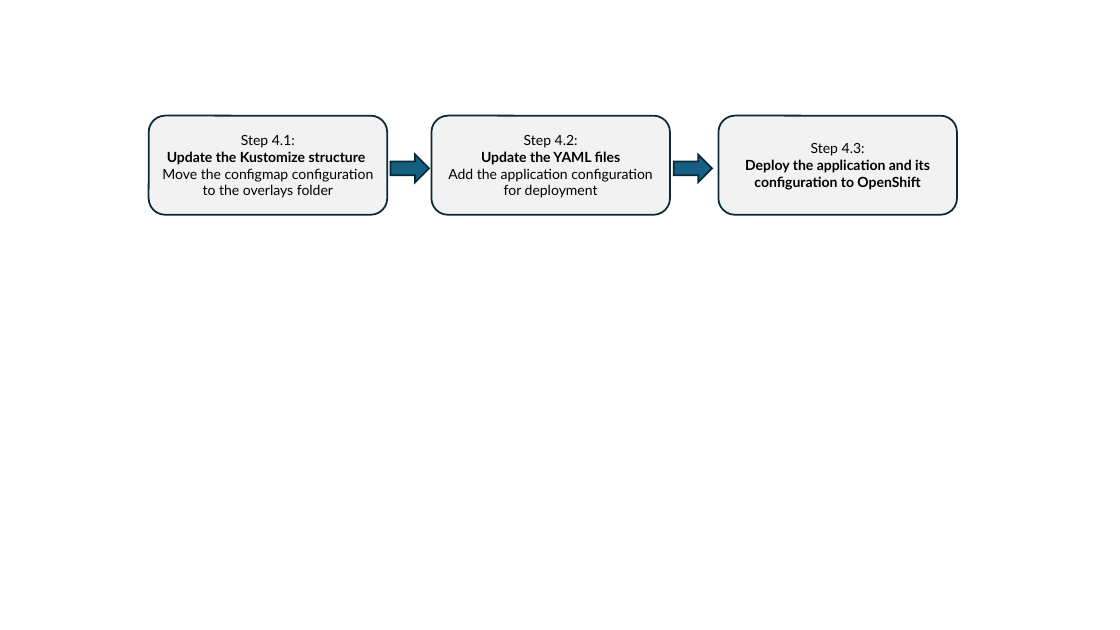
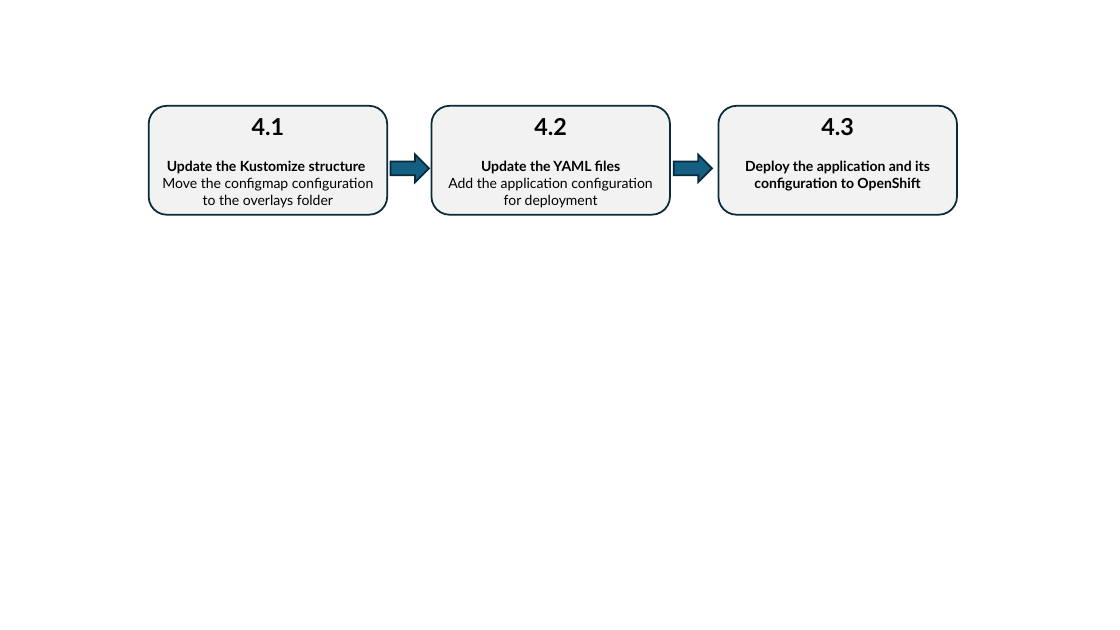
Before and after one commit to LarsBesselmann/LibertyGettingStarted-2026-OCP-Lab, a slide deck: slide 1 of images/media/Steps.pptx. Drawn at 1120x630 pixels with LibreOffice and Linux fonts; fonts in the diff are those of the drawing. Boxes give left, top, right and bottom in pixels: in the first picture for what was removed or moved away, otherwise in the second. Text is boxed around its words. In the diff, an @@ line names an element or a change of style, - is before the commit and + after.

```diff
--- a/images/media/Steps.pptx
+++ b/images/media/Steps.pptx
@@ rounded rectangle "4.1": place and size @@
-rounded rectangle "4.1" at bbox=[149, 116, 387, 215]
+rounded rectangle "4.1" at bbox=[149, 106, 387, 215]
@@ text in rounded rectangle at bbox=[252, 118, 285, 135]: text changed; size 12 to 20 pt; bold on @@
-Step 4.1:
+4.1
@@ rounded rectangle "4.2": place and size @@
-rounded rectangle "4.2" at bbox=[432, 116, 670, 215]
+rounded rectangle "4.2" at bbox=[432, 106, 670, 215]
@@ text in rounded rectangle at bbox=[534, 118, 567, 135]: text changed; size 12 to 20 pt; bold on @@
-Step 4.2:
+4.2
@@ rounded rectangle "4.3": place and size @@
-rounded rectangle "4.3" at bbox=[718, 116, 957, 215]
+rounded rectangle "4.3" at bbox=[718, 106, 957, 215]
@@ text in rounded rectangle at bbox=[821, 118, 854, 135]: text changed; size 12 to 20 pt; bold on @@
-Step 4.3:
+4.3
```
Also in this commit, not shown: 1 other file.
